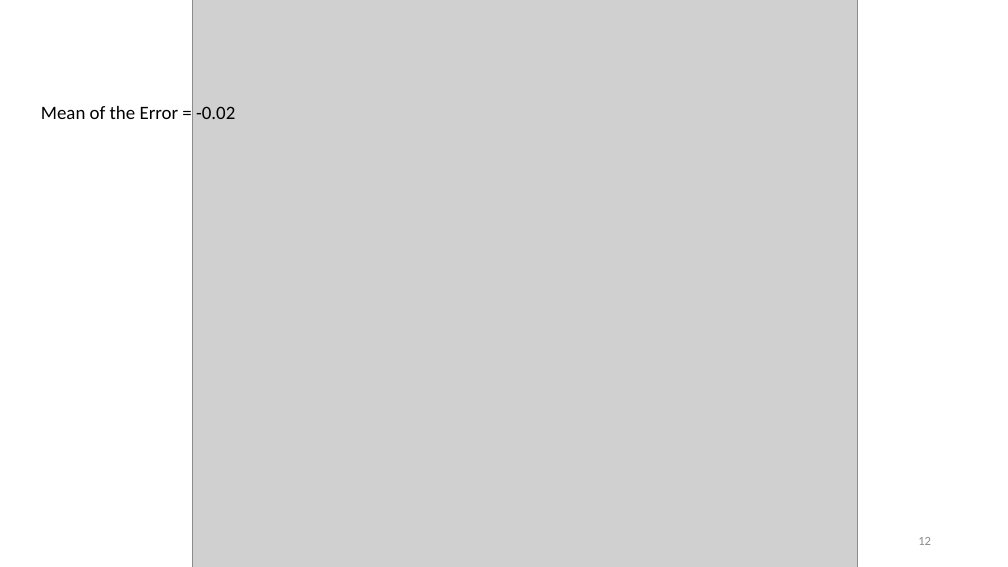
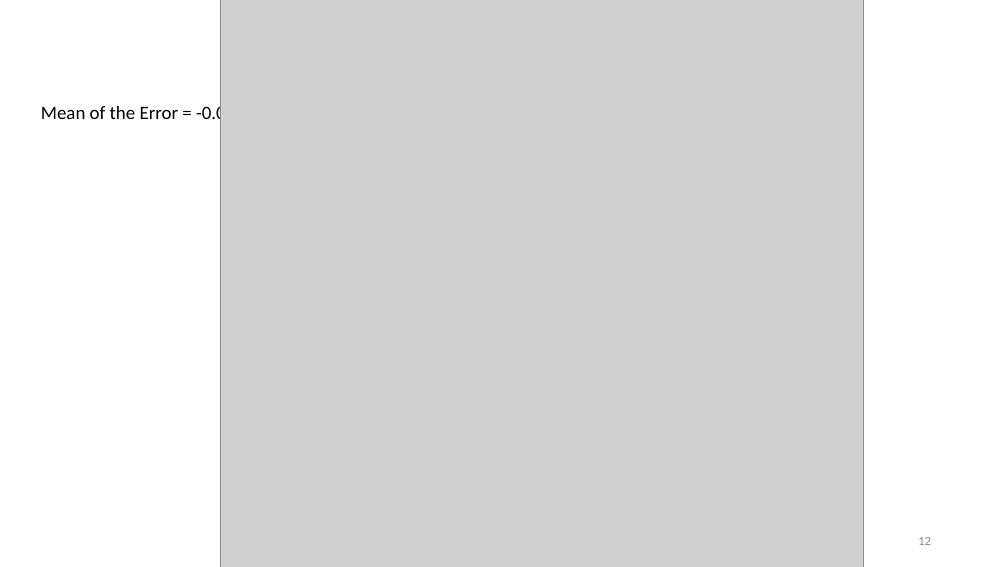
Before and after one commit to michael-a-green/Metis_Project2, a slide deck: slide 12 of Michael_Green_Metis_Project2.pptx. Drawn at 1008x567 pixels with LibreOffice and Linux fonts; fonts in the diff are those of the drawing; grey boxes stand for pictures. Boxes give left, top, right and bottom in pixels: in the first picture for what was removed or moved away, otherwise in the second. Text is boxed around its words. In the diff, an @@ line names an element or a change of style, - is before the commit and + after.

```diff
--- a/Michael_Green_Metis_Project2.pptx
+++ b/Michael_Green_Metis_Project2.pptx
@@ picture: place and size @@
-picture at <box>192,0,858,567</box>
+picture at <box>221,0,864,567</box>
@@ text at <box>41,103,235,124</box>: text changed @@
-Mean of the Error = -0.02
+Mean of the Error = -0.05
```
Also in this commit, not shown: 5 other slides changed, 2 other files.
